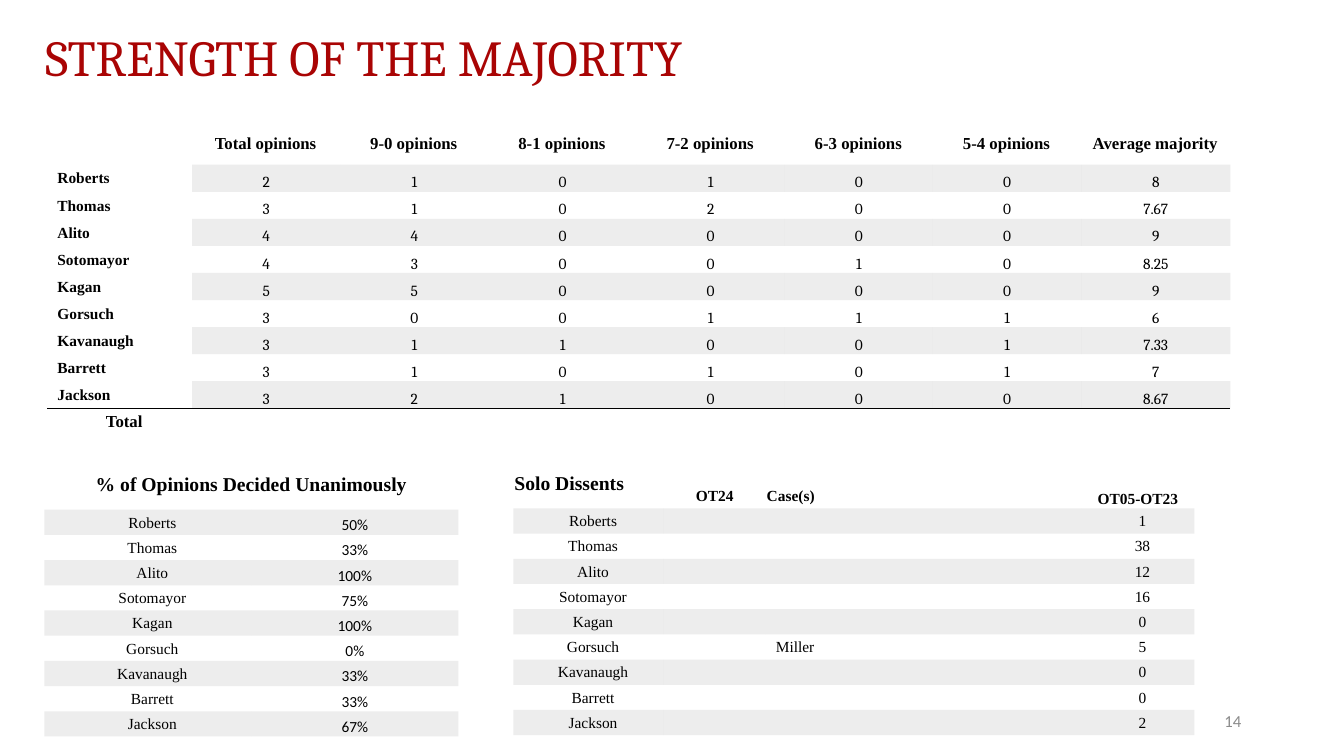
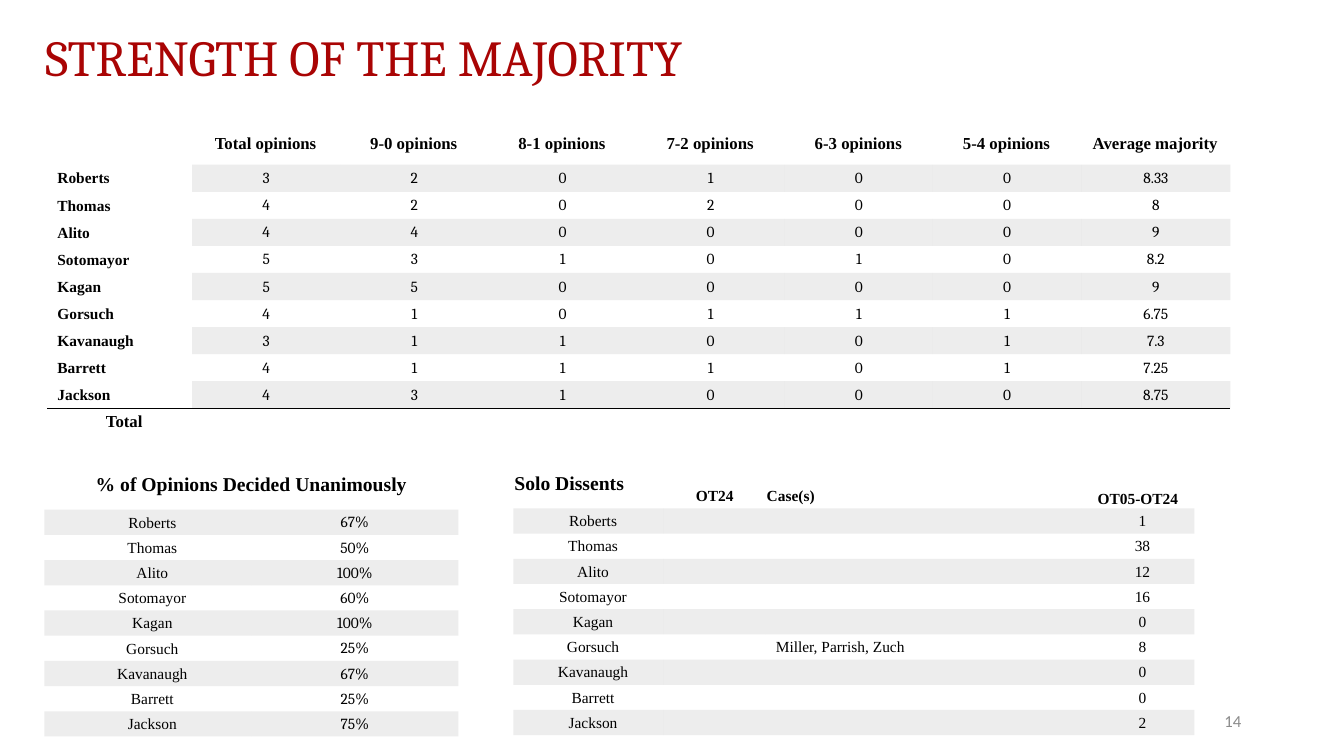
Before and after one commit to JakeTruscott/scotuswatch, a slide deck: slide 14 of Stat Reviews/OT24_StatReview/compilation/SCOTUSBlog/statpack_OT24.pptx. Drawn at 1344x756 pixels with LibreOffice and Linux fonts; fonts in the diff are those of the drawing. Boxes give left, top, right and bottom in pixels: in the first picture for what was removed or moved away, otherwise in the second. Text is boxed around its words. In the diff, an @@ line names an element or a change of style, - is before the commit and + after.

```diff
--- a/Stat Reviews/OT24_StatReview/compilation/SCOTUSBlog/statpack_OT24.pptx
+++ b/Stat Reviews/OT24_StatReview/compilation/SCOTUSBlog/statpack_OT24.pptx
@@ table at [47,121,1231,436] @@
-row 2: Roberts | 2 | 1 | 0 | 1 | 0 | 0 | 8
+row 2: Roberts | 3 | 2 | 0 | 1 | 0 | 0 | 8.33
-row 3: Thomas | 3 | 1 | 0 | 2 | 0 | 0 | 7.67
+row 3: Thomas | 4 | 2 | 0 | 2 | 0 | 0 | 8
-row 5: Sotomayor | 4 | 3 | 0 | 0 | 1 | 0 | 8.25
+row 5: Sotomayor | 5 | 3 | 1 | 0 | 1 | 0 | 8.2
-row 7: Gorsuch | 3 | 0 | 0 | 1 | 1 | 1 | 6
+row 7: Gorsuch | 4 | 1 | 0 | 1 | 1 | 1 | 6.75
-row 8, column 8: 7.33
+row 8, column 8: 7.3
-row 9: Barrett | 3 | 1 | 0 | 1 | 0 | 1 | 7
+row 9: Barrett | 4 | 1 | 1 | 1 | 0 | 1 | 7.25
-row 10: Jackson | 3 | 2 | 1 | 0 | 0 | 0 | 8.67
+row 10: Jackson | 4 | 3 | 1 | 0 | 0 | 0 | 8.75
@@ table at [44,460,458,737] @@
-row 2, column 2: 50%
+row 2, column 2: 67%
-row 3, column 2: 33%
+row 3, column 2: 50%
-row 5, column 2: 75%
+row 5, column 2: 60%
-row 7, column 2: 0%
+row 7, column 2: 25%
-row 8, column 2: 33%
+row 8, column 2: 67%
-row 9, column 2: 33%
+row 9, column 2: 25%
-row 10, column 2: 67%
+row 10, column 2: 75%
@@ font Calibri to Cambria in "100%", "100%" @@
@@ table at [513,459,1194,736] @@
-row 1, column 4: OT05-OT23
+row 1, column 4: OT05-OT24
-row 7, column 3: Miller
+row 7, column 3: Miller, Parrish, Zuch
-row 7, column 4: 5
+row 7, column 4: 8
```
Also in this commit, not shown: 14 other slides changed, 1 slide added, 43 other files.
